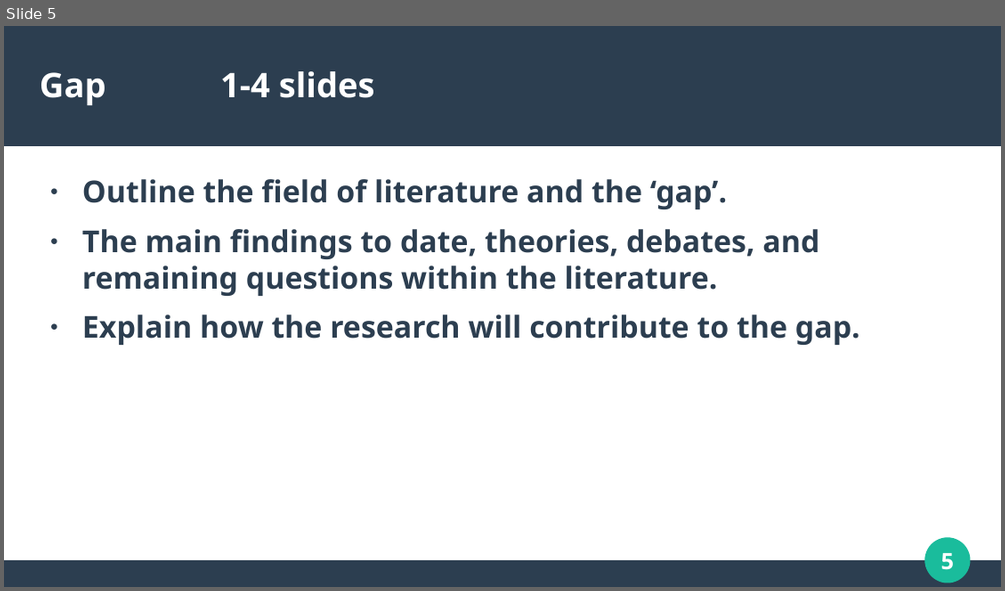
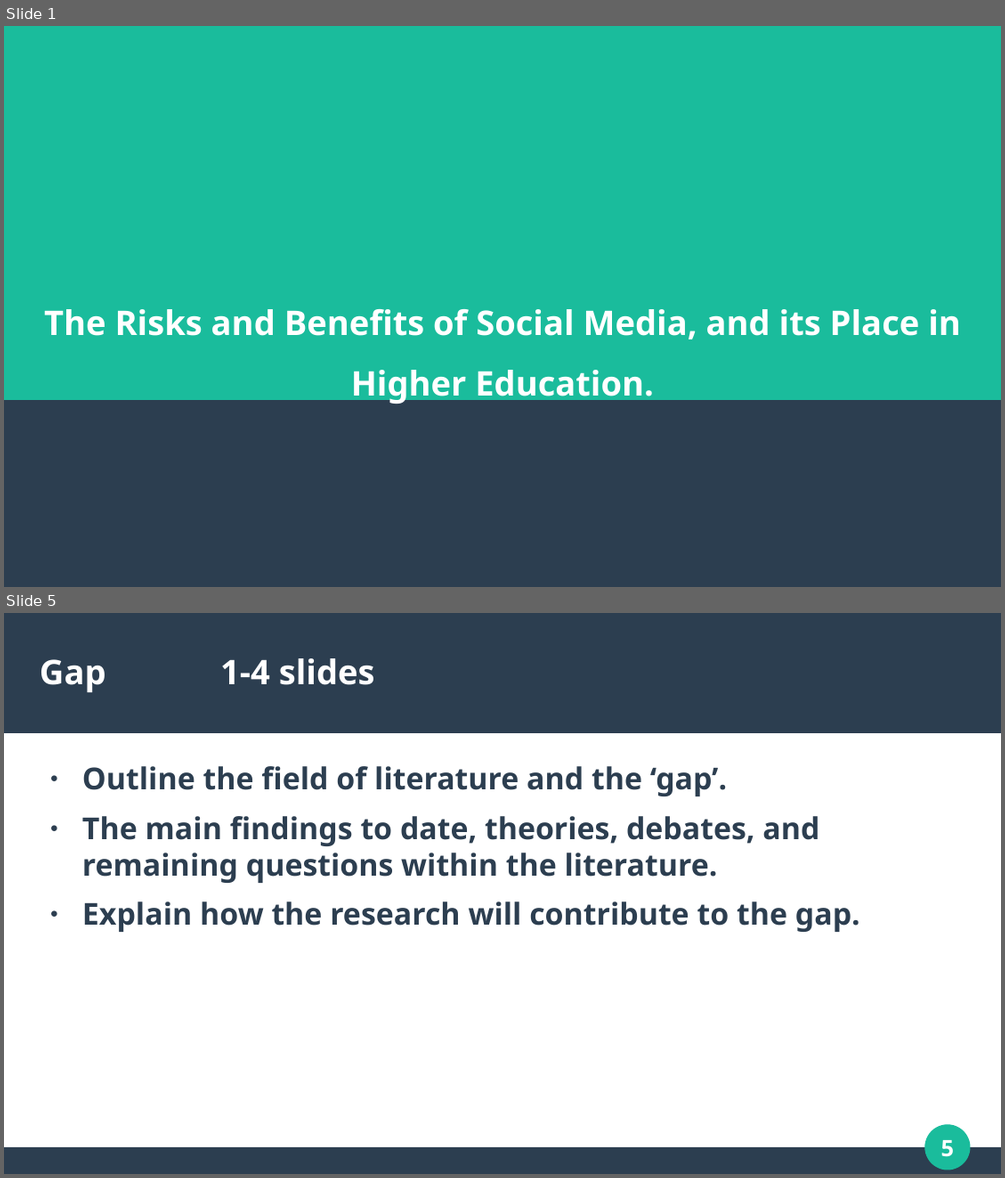
Before and after one commit to dannydaley/myUniSocial, a slide deck: Documentation/COMP320 PRESENTATION.odp. Shown one above the other, each under a label of ours: slide 5 before the commit, slides 1 and 5 after it; the slides between them are not shown. The pictures are 1005x591 and 1005x1178 pixels, drawn with LibreOffice and Linux fonts; fonts in the diff are those of the drawing. Boxes give left, top, right and bottom in pixels: in the first picture for what was removed or moved away, otherwise in the second. Text is boxed around its words. In the diff, an @@ line names an element or a change of style, - is before the commit and + after.

```diff
--- a/Documentation/COMP320 PRESENTATION.odp
+++ b/Documentation/COMP320 PRESENTATION.odp
@@ slide 1 added at (4, 26, 1001, 587), background #FFFFFF @@
@@ rectangle added at (4, 26, 1001, 587), fill #2C3E50 @@
@@ rectangle added at (4, 26, 1001, 400), fill #1ABC9C, outline #1ABC9C 0.85 pt @@
@@ title added at (44, 309, 961, 405), 27 pt, text #FFFFFF, bold @@
+The Risks and Benefits of Social Media, and its Place in Higher Education.
```
Also in this commit, not shown: 5 slides changed, 4 other slides added, 2 slides removed, 1 other file.
